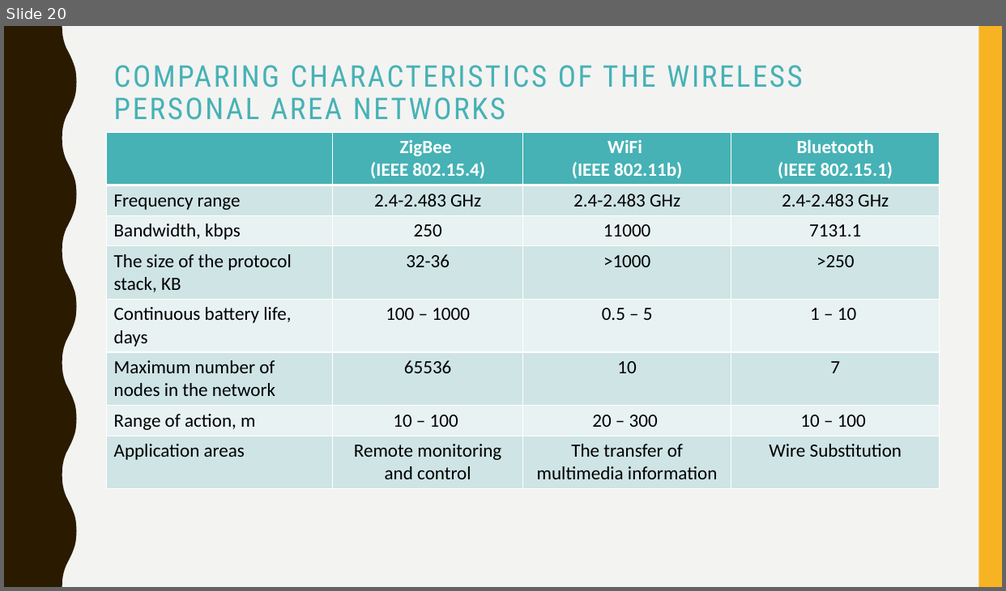
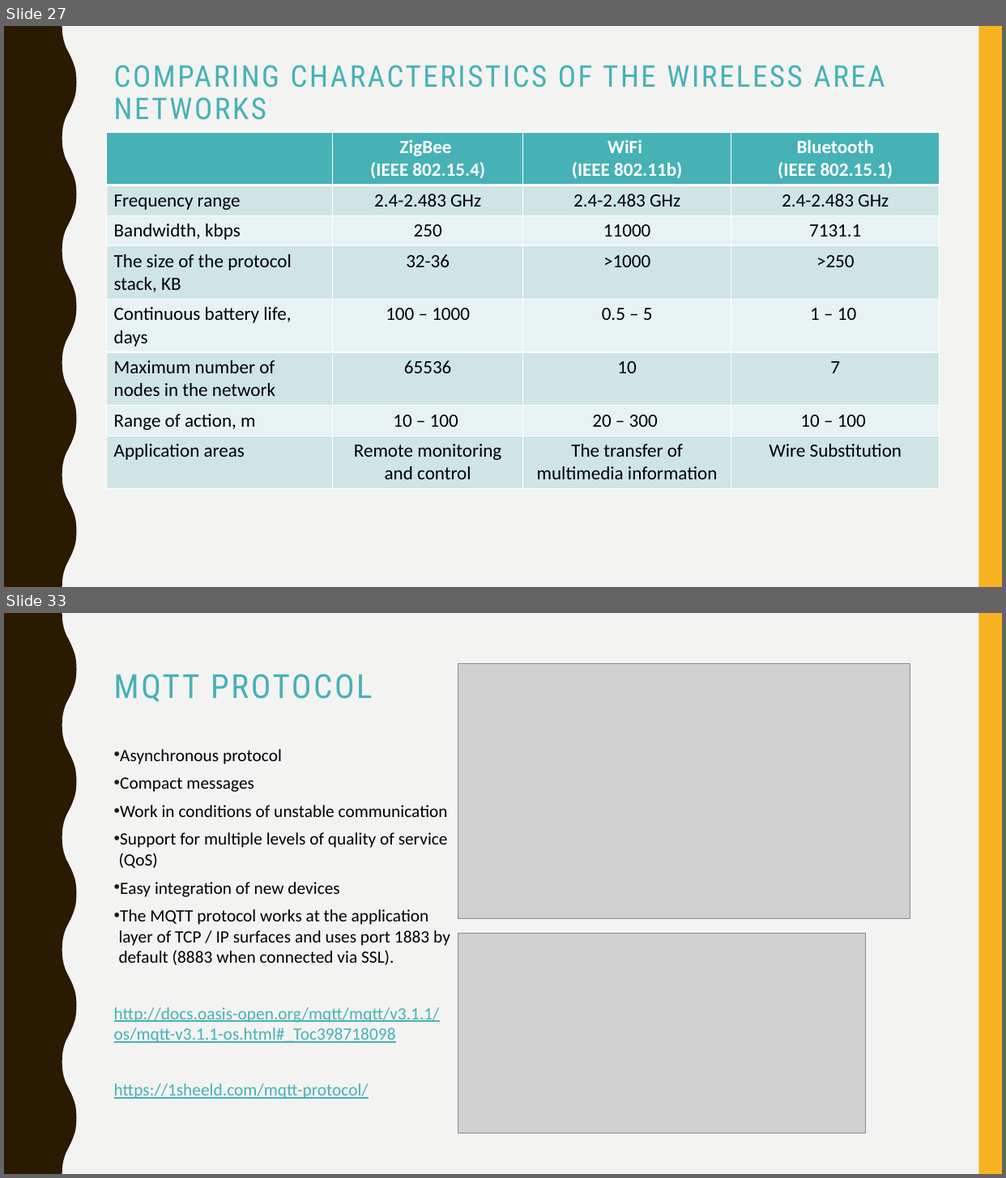
Before and after one commit to vladipirogov/IOT_presentation, a slide deck: Network Data Transfer Protocols in IoT & Embedded.pptx. Shown one above the other, each under a label of ours: slide 20 before the commit, slides 27 and 33 after it; the slides between them are not shown. The pictures are 1006x591 and 1006x1178 pixels, drawn with LibreOffice and Linux fonts; fonts in the diff are those of the drawing; grey boxes stand for pictures. Boxes give left, top, right and bottom in pixels: in the first picture for what was removed or moved away, otherwise in the second. Text is boxed around its words. In the diff, an @@ line names an element or a change of style, - is before the commit and + after.

Commit message:
Application protocols

```diff
--- a/Network Data Transfer Protocols in IoT & Embedded.pptx
+++ b/Network Data Transfer Protocols in IoT & Embedded.pptx
@@ slide 33 added at (4,613,1002,1174), background #F3F3F2; not listed: 2 template elements that a slide beside it also shows @@
@@ title added at (114,674,373,702), 32 pt, text #46B2B5 @@
+MQTT PROTOCOL
@@ picture added at (458,664,910,919) @@
@@ text added at (114,749,450,1099), 16.6 pt, text #000000 @@
+• Asynchronous protocol
+• Compact messages
+• Work in conditions of unstable communication
+• Support for multiple levels of quality of service (QoS)
+• Easy integration of new devices
+• The MQTT protocol works at the application layer of TCP / IP surfaces and uses port 1883 by default (8883 when connected via SSL).
+http://docs.oasis-open.org/mqtt/mqtt/v3.1.1/os/mqtt-v3.1.1-os.html#_Toc398718098
+https://1sheeld.com/mqtt-protocol/
@@ picture added at (458,934,866,1133) @@
@@ what was slide 20 is now slide 27 @@
@@ slide 27 changed as well @@
@@ title at (114,65,884,120): text changed @@
-COMPARING CHARACTERISTICS OF THE WIRELESS PERSONAL AREA NETWORKS
+COMPARING CHARACTERISTICS OF THE WIRELESS AREA NETWORKS
```
Also in this commit, not shown: 3 other slides changed, 15 other slides added.
